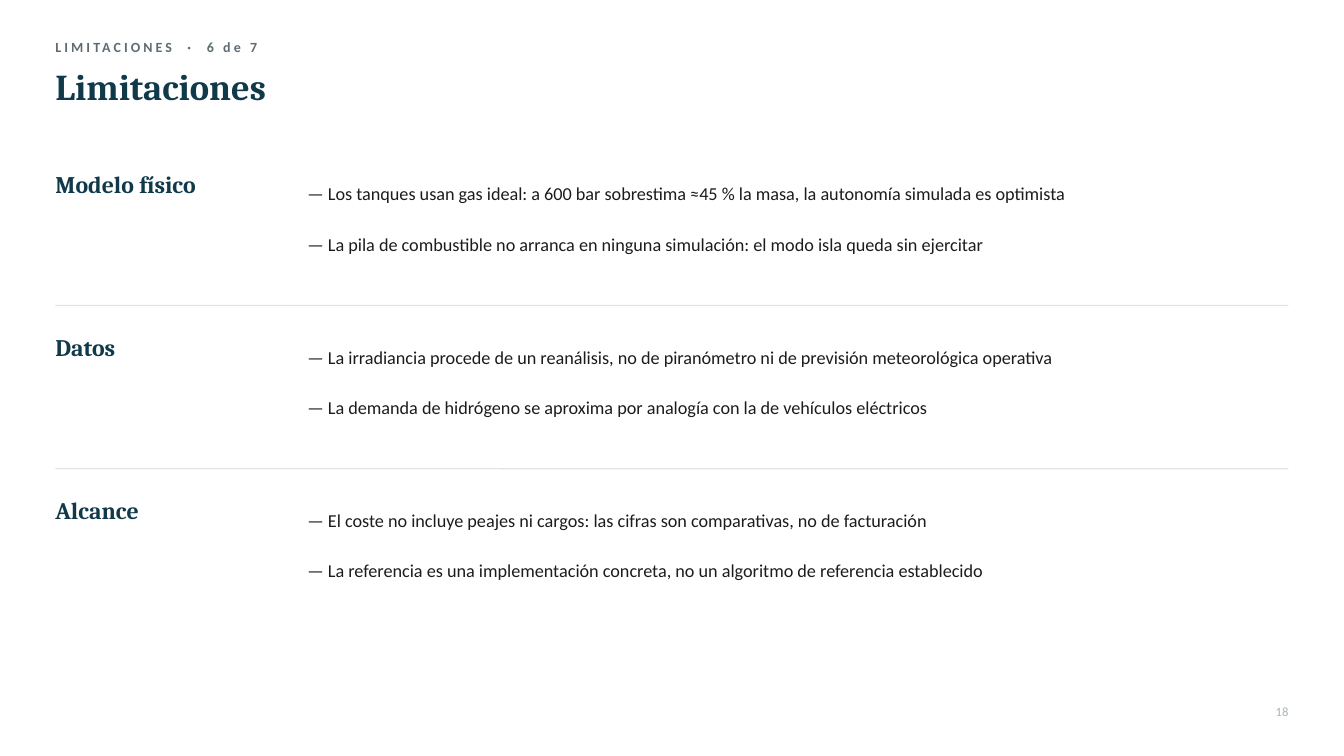
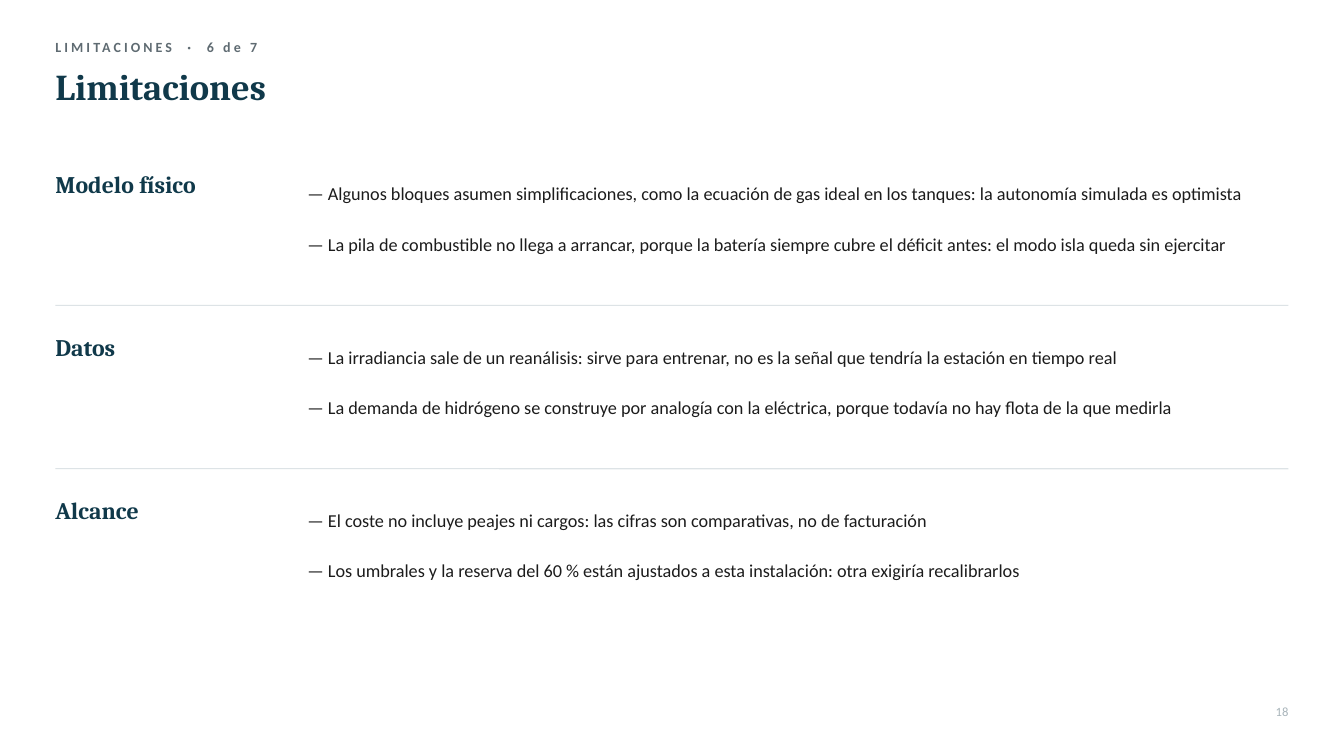
Before and after one commit to FerXxk/multi-energy-station-ems, a slide deck: slide 18 of defensa/OASIS_defensa_TFG.pptx. Drawn at 1344x756 pixels with LibreOffice and Linux fonts; fonts in the diff are those of the drawing. Boxes give left, top, right and bottom in pixels: in the first picture for what was removed or moved away, otherwise in the second. Text is boxed around its words. In the diff, an @@ line names an element or a change of style, - is before the commit and + after.

Commit message:
feat: figuras reserva

```diff
--- a/defensa/OASIS_defensa_TFG.pptx
+++ b/defensa/OASIS_defensa_TFG.pptx
@@ text at [328, 187, 1241, 203]: text changed @@
-— Los tanques usan gas ideal: a 600 bar sobrestima ≈45 % la masa, la autonomía simulada es optimista
+— Algunos bloques asumen simplificaciones, como la ecuación de gas ideal en los tanques: la autonomía simulada es optimista
@@ text at [328, 238, 1225, 254]: text changed @@
-— La pila de combustible no arranca en ninguna simulación: el modo isla queda sin ejercitar
+— La pila de combustible no llega a arrancar, porque la batería siempre cubre el déficit antes: el modo isla queda sin ejercitar
@@ text at [328, 351, 1117, 367]: text changed @@
-— La irradiancia procede de un reanálisis, no de piranómetro ni de previsión meteorológica operativa
+— La irradiancia sale de un reanálisis: sirve para entrenar, no es la señal que tendría la estación en tiempo real
@@ text at [328, 401, 1171, 417]: text changed @@
-— La demanda de hidrógeno se aproxima por analogía con la de vehículos eléctricos
+— La demanda de hidrógeno se construye por analogía con la eléctrica, porque todavía no hay flota de la que medirla
@@ text at [328, 564, 1019, 580]: text changed @@
-— La referencia es una implementación concreta, no un algoritmo de referencia establecido
+— Los umbrales y la reserva del 60 % están ajustados a esta instalación: otra exigiría recalibrarlos
```
Also in this commit, not shown: 6 other slides changed, 1 slide removed, 3 other files.
